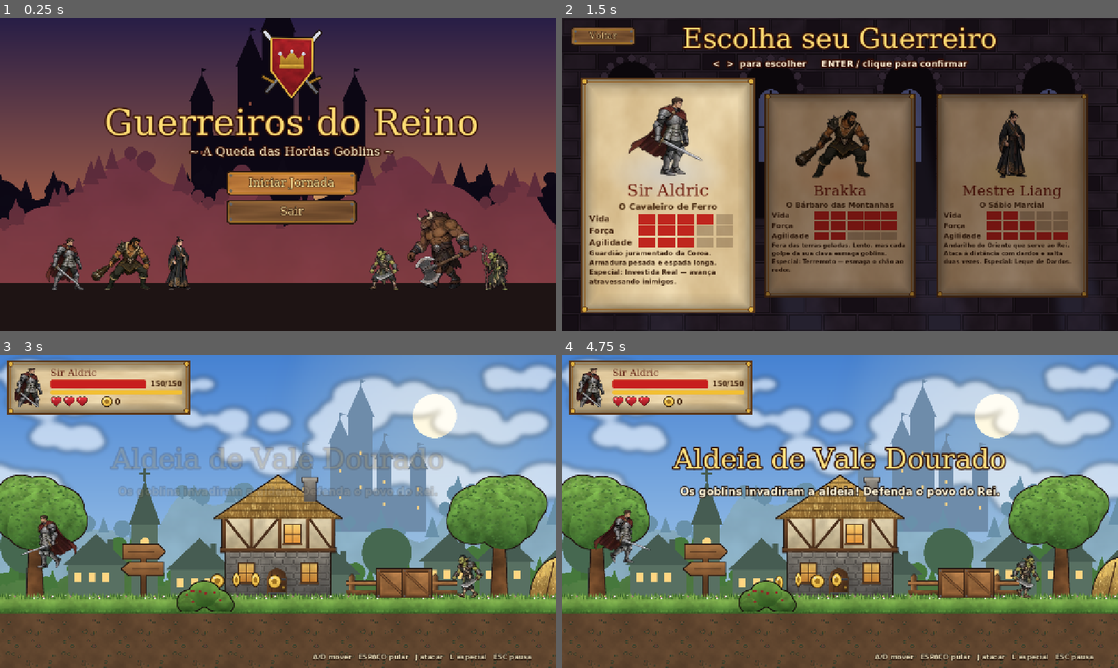
Above: before the commit, frames 1-4 (two rows, left to right).
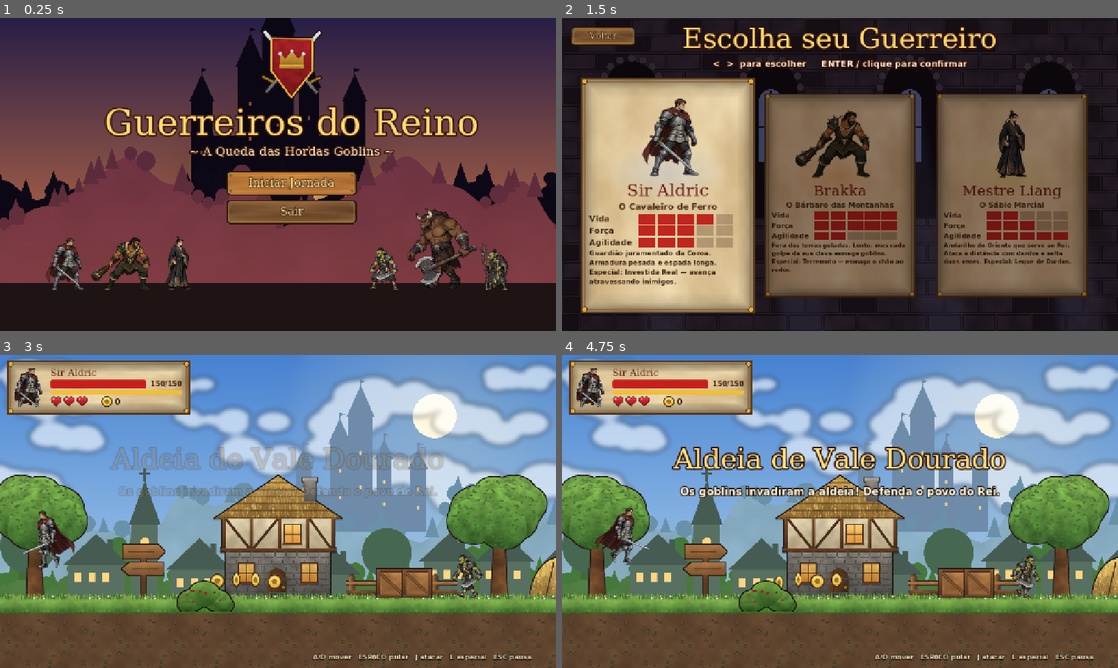
Above: after the commit, the same moments.

Repository: AllanCristiano/warriors
Game: Godot game, scene res://scenes/title.tscn
Two runs of this game, one before a commit and one after it. Both use one fixed random seed, a clock stepped at 60 frames per second and the inputs below.
Inputs (mouse positions are in pixels of both pictures, inside the frame that each line leads up to):
- Up to frame 1 (0.25 s): no input
- Up to frame 2 (1.5 s): click "Iniciar Jornada" at 0.5 s; tap Enter (confirm) at 1.25 s; move the mouse to (962, 158) at 1.27 s; hold D (right) from 1.28 s (still down); tap J (attack) at 1.35 s; click (962, 158) at 1.42 s
- Up to frame 3 (3 s): tap Space (jump) at 1.52, 1.82, 2.85 s; tap L (special) at 1.55 s; release D (right) at 2 s; drag from (166, 527) to (250, 574) at 2.02 s; move the mouse to (333, 442) at 2.77 s; hold A (left) from 2.78 s (still down)
- Up to frame 4 (4.75 s): tap J (attack) at 3.05 s; release A (left) at 3.5 s; drag from (812, 574) to (673, 464) at 3.52 s; move the mouse to (1006, 558) at 4.27 s; hold D (right) from 4.28 s (still down); hold Enter (confirm) from 4.28 s (still down); tap Space (jump) at 4.52, 4.55 s

The runs differ from the first frame. In frame 1, 0.6% of the frame differs, in the area x 66-86%, y 60-87%; in frame 2, 1.4%, in the area x 12-26%, y 25-51%; in frame 3, 0.4%; in frame 4, 0.4%.

Commit message:
Add character sprite management and animation generation tools
- Implement CharSprite class for character sprite handling, including animation setup and facing adjustments.
- Introduce process_sprites.py for normalizing and processing original sprite sheets into usable assets.
- Create gen_anims.py to generate missing animations for characters by manipulating existing frames, including attack, jump, and death animations.
- Update sprite metadata management to reflect new animations and ensure compatibility with the game engine.

Diff:
--- a/assets/sprites/sprites.json
+++ b/assets/sprites/sprites.json
@@ -16,6 +16,90 @@
    "walk": {
     "frames": 18,
     "cols": 18
+   },
+   "gen_attack": {
+    "frames": 8,
+    "cols": 8,
+    "cell": [
+     157,
+     150
+    ],
+    "anchor": [
+     57,
+     147
+    ]
+   },
+   "gen_attack2": {
+    "frames": 8,
+    "cols": 8,
+    "cell": [
+     145,
+     145
+    ],
+    "anchor": [
+     47,
+     138
+    ]
+   },
+   "gen_dash": {
+    "frames": 6,
+    "cols": 6,
+    "cell": [
+     204,
+     124
+    ],
+    "anchor": [
+     120,
+     121
+    ]
+   },
+   "gen_jump": {
+    "frames": 3,
+    "cols": 3,
+    "cell": [
+     146,
+     138
+    ],
+    "anchor": [
+     68,
+     135
+    ]
+   },
+   "gen_fall": {
+    "frames": 2,
+    "cols": 2,
+    "cell": [
+     139,
+     131
+    ],
+    "anchor": [
+     66,
+     128
+    ]
+   },
+   "gen_hurt": {
+    "frames": 4,
+    "cols": 4,
+    "cell": [
+     105,
+     126
+    ],
+    "anchor": [
+     59,
+     123
+    ]
+   },
+   "gen_die": {
+    "frames": 16,
+    "cols": 16,
+    "cell": [
+     188,
+     170
+    ],
+    "anchor": [
+     145,
+     123
+    ]
    }
   }
  },
@@ -44,6 +128,42 @@
    "die": {
     "frames": 25,
     "cols": 25
+   },
+   "gen_jump": {
+    "frames": 3,
+    "cols": 3,
+    "cell": [
+     149,
+     145
+    ],
+    "anchor": [
+     97,
+     142
+    ]
+   },
+   "gen_fall": {
+    "frames": 2,
+    "cols": 2,
+    "cell": [
+     140,
+     137
+    ],
+    "anchor": [
+     94,
+     134
+    ]
+   },
+   "gen_hurt": {
+    "frames": 4,
+    "cols": 4,
+    "cell": [
+     151,
+     128
+    ],
+    "anchor": [
+     94,
+     126
+    ]
    }
   }
  },
@@ -64,6 +184,66 @@
    "attack": {
     "frames": 12,
     "cols": 12
+   },
+   "gen_walk": {
+    "frames": 16,
+    "cols": 16,
+    "cell": [
+     74,
+     132
+    ],
+    "anchor": [
+     35,
+     130
+    ]
+   },
+   "gen_jump": {
+    "frames": 3,
+    "cols": 3,
+    "cell": [
+     67,
+     137
+    ],
+    "anchor": [
+     37,
+     135
+    ]
+   },
+   "gen_fall": {
+    "frames": 2,
+    "cols": 2,
+    "cell": [
+     65,
+     130
+    ],
+    "anchor": [
+     28,
+     128
+    ]
+   },
+   "gen_hurt": {
+    "frames": 4,
+    "cols": 4,
+    "cell": [
+     72,
+     127
+    ],
+    "anchor": [
+     42,
+     125
+    ]
+   },
+   "gen_die": {
+    "frames": 16,
+    "cols": 16,
+    "cell": [
+     174,
+     155
+    ],
+    "anchor": [
+     147,
+     125
+    ]
    }
   }
  },
@@ -88,6 +268,42 @@
    "jump": {
     "frames": 17,
     "cols": 17
+   },
+   "gen_idle": {
+    "frames": 12,
+    "cols": 12,
+    "cell": [
+     77,
+     105
+    ],
+    "anchor": [
+     42,
+     102
+    ]
+   },
+   "gen_hurt": {
+    "frames": 4,
+    "cols": 4,
+    "cell": [
+     87,
+     103
+    ],
+    "anchor": [
+     54,
+     100
+    ]
+   },
+   "gen_die": {
+    "frames": 14,
+    "cols": 14,
+    "cell": [
+     152,
+     141
+    ],
+    "anchor": [
+     122,
+     100
+    ]
    }
   }
  },
@@ -112,6 +328,30 @@
    "hurt": {
     "frames": 11,
     "cols": 11
+   },
+   "gen_idle": {
+    "frames": 12,
+    "cols": 12,
+    "cell": [
+     117,
+     124
+    ],
+    "anchor": [
+     46,
+     121
+    ]
+   },
+   "gen_die": {
+    "frames": 14,
+    "cols": 14,
+    "cell": [
+     193,
+     165
+    ],
+    "anchor": [
+     140,
+     120
+    ]
    }
   }
  },
@@ -132,6 +372,30 @@
    "attack": {
     "frames": 18,
     "cols": 18
+   },
+   "gen_hurt": {
+    "frames": 4,
+    "cols": 4,
+    "cell": [
+     86,
+     85
+    ],
+    "anchor": [
+     50,
+     83
+    ]
+   },
+   "gen_die": {
+    "frames": 14,
+    "cols": 14,
+    "cell": [
+     138,
+     117
+    ],
+    "anchor": [
+     105,
+     83
+    ]
    }
   }
  },
@@ -188,6 +452,30 @@
    "hurt": {
     "frames": 7,
     "cols": 7
+   },
+   "gen_walk": {
+    "frames": 16,
+    "cols": 16,
+    "cell": [
+     128,
+     161
+    ],
+    "anchor": [
+     56,
+     158
+    ]
+   },
+   "gen_die": {
+    "frames": 16,
+    "cols": 16,
+    "cell": [
+     232,
+     202
+    ],
+    "anchor": [
+     174,
+     152
+    ]
    }
   }
  },
@@ -212,6 +500,42 @@
    "attack": {
     "frames": 10,
     "cols": 10
+   },
+   "gen_idle": {
+    "frames": 14,
+    "cols": 14,
+    "cell": [
+     169,
+     194
+    ],
+    "anchor": [
+     93,
+     192
+    ]
+   },
+   "gen_hurt": {
+    "frames": 4,
+    "cols": 4,
+    "cell": [
+     186,
+     191
+    ],
+    "anchor": [
+     113,
+     189
+    ]
+   },
+   "gen_die": {
+    "frames": 16,
+    "cols": 16,
+    "cell": [
+     274,
+     281
+    ],
+    "anchor": [
+     211,
+     189
+    ]
    }
   }
  },
@@ -232,6 +556,42 @@
    "howl": {
     "frames": 20,
     "cols": 19
+   },
+   "gen_leap": {
+    "frames": 4,
+    "cols": 4,
+    "cell": [
+     447,
+     327
+    ],
+    "anchor": [
+     248,
+     297
+    ]
+   },
+   "gen_hurt": {
+    "frames": 4,
+    "cols": 4,
+    "cell": [
+     398,
+     258
+    ],
+    "anchor": [
+     223,
+     256
+    ]
+   },
+   "gen_die": {
+    "frames": 16,
+    "cols": 16,
+    "cell": [
+     431,
+     271
+    ],
+    "anchor": [
+     222,
+     256
+    ]
    }
   }
  }
--- /dev/null
+++ b/scripts/char_sprite.gd
@@ -0,0 +1,31 @@
+class_name CharSprite
+extends AnimatedSprite2D
+## Sprite de personagem: mantem os pes na origem em todas as animacoes e
+## cuida do espelhamento (todas as spritesheets olham para a direita).
+
+var char_name := ""
+var facing := 1.0
+var _offs := {}
+
+
+func setup(n: String) -> void:
+	char_name = n
+	sprite_frames = SpriteLib.frames(n)
+	_offs = SpriteLib.offsets(n)
+	animation_changed.connect(_apply)
+	_apply()
+
+
+func set_facing(f: float) -> void:
+	facing = f
+	flip_h = f < 0
+	_apply()
+
+
+func _apply() -> void:
+	var o: Vector2 = _offs.get(animation, Vector2.ZERO)
+	offset = Vector2(o.x * facing, o.y)
+
+
+func has(anim: String) -> bool:
+	return sprite_frames.has_animation(anim)
--- a/scripts/enemy.gd
+++ b/scripts/enemy.gd
@@ -45,9 +45,8 @@
 var cooldown := 1.0
 var special_cd := 4.0
 var home_x := 0.0
-var sprite: AnimatedSprite2D
+var sprite: CharSprite
 var shape: CollisionShape2D
-var _base_offset := Vector2.ZERO
 var _phase2 := false
 var _summoned := false
 var _contact_cd := 0.0
@@ -78,7 +77,6 @@
 			c.free()
 	sprite = SpriteLib.make_sprite(kind)
 	sprite.set_meta("gen", true)
-	_base_offset = sprite.offset
 	add_child(sprite)
 	sprite.play("idle")
 	if not Engine.is_editor_hint():
@@ -99,8 +97,7 @@
 func _set_facing(f: float) -> void:
 	facing = f
 	if sprite:
-		sprite.flip_h = f < 0
-		sprite.offset.x = _base_offset.x * f
+		sprite.set_facing(f)
 
 
 func is_boss() -> bool:
@@ -369,7 +366,7 @@
 					_pounce_hit = false
 					var tx := clampf(to_hero.x, -650, 650)
 					velocity = Vector2(tx * 1.25, -1050)
-					sprite.play("walk")
+					sprite.play("leap")
 					Audio.play("roar", -2, 0.1)
 				cooldown = cfg["attack_cd"] * (0.65 if _phase2 else 1.0) + 1.0
 		"special":
--- a/scripts/hero.gd
+++ b/scripts/hero.gd
@@ -25,10 +25,8 @@
 var combo := 0
 var dash_hit: Array = []
 var shake := 0.0
-var sprite: AnimatedSprite2D
+var sprite: CharSprite
 var camera: Camera2D
-var _base_offset := Vector2.ZERO
-var _bob := 0.0
 var level: Node = null
 var last_safe := Vector2.INF
 
@@ -53,7 +51,6 @@
 	add_child(cs)
 
 	sprite = SpriteLib.make_sprite(data["sprite"])
-	_base_offset = sprite.offset
 	add_child(sprite)
 	sprite.play("idle")
 	sprite.frame_changed.connect(_on_frame)
@@ -124,8 +121,6 @@
 		"attack", "special":
 			var air_ctrl := 0.4 if not is_on_floor() else 0.0
 			velocity.x = move_toward(velocity.x, dir * data["speed"] * air_ctrl, 2400.0 * delta)
-			if state_time <= 0 and id == "cavaleiro":
-				state = "normal"
 		"dash":
 			velocity.x = facing * 980.0
 			velocity.y = 0
@@ -173,40 +168,36 @@
 
 func _set_facing(f: float) -> void:
 	facing = f
-	sprite.flip_h = f < 0
-	sprite.offset.x = _base_offset.x * f
-
-
-func _update_anim(dir: float, delta: float) -> void:
-	if state in ["attack", "special", "dead"] and sprite.animation != "idle" and sprite.animation != "walk":
-		return
-	if state == "dead" or state == "attack":
-		return
-	var has_walk := sprite.sprite_frames.has_animation("walk")
+	sprite.set_facing(f)
+
+
+func _anim(a: String, speed := 1.0) -> void:
+	sprite.speed_scale = speed
+	if sprite.animation != a or not sprite.is_playing():
+		sprite.play(a)
+
+
+func _update_anim(_dir: float, _delta: float) -> void:
+	match state:
+		"attack", "special", "dead":
+			return
+		"dash":
+			_anim("dash")
+			return
+		"hurt":
+			_anim("hurt")
+			return
 	if not is_on_floor():
-		if has_walk:
-			sprite.play("walk")
-			sprite.pause()
-			sprite.frame = 3
+		if velocity.y < 0:
+			if sprite.animation != "jump":
+				_anim("jump")
 		else:
-			sprite.play("idle")
-			sprite.pause()
-		sprite.position.y = 0
-		return
-	if absf(velocity.x) > 30:
-		if has_walk:
-			sprite.play("walk")
-			sprite.speed_scale = clampf(absf(velocity.x) / data["speed"], 0.5, 1.3)
-		else:
-			sprite.play("idle")
-			sprite.speed_scale = 2.0
-			_bob += delta * 14.0
-			sprite.position.y = -absf(sin(_bob)) * 5.0
-			return
+			_anim("fall")
+		return
+	if absf(velocity.x) > 30 and state != "frozen":
+		_anim("walk", clampf(absf(velocity.x) / data["speed"], 0.5, 1.3))
 	else:
-		sprite.play("idle")
-		sprite.speed_scale = 1.0
-	sprite.position.y = 0
+		_anim("idle")
 
 
 # ------------------------------------------------------------------ ataques
@@ -216,29 +207,15 @@
 	match id:
 		"cavaleiro":
 			state = "attack"
-			state_time = 0.26
 			combo = (combo + 1) % 2
-			sprite.play("walk")
-			sprite.pause()
-			sprite.frame = 5 if combo == 0 else 12
-			var tw := create_tween()
-			tw.tween_property(sprite, "rotation", facing * 0.12, 0.06)
-			tw.tween_property(sprite, "rotation", 0.0, 0.18)
-			Audio.play("swing", -2)
-			velocity.x = facing * 160.0
-			FX.spawn(self, "slash" if combo == 0 else "slash_up", Vector2(facing * 40, -60), facing, Color(0.9, 0.95, 1.0), 1.0)
-			get_tree().create_timer(0.06).timeout.connect(func():
-				if state != "dead": _melee(data["damage"], data["reach"]))
+			_anim("attack" if combo == 1 else "attack2")
+			velocity.x = facing * 120.0
 		"barbaro":
 			state = "attack"
-			sprite.speed_scale = 1.0
-			sprite.position.y = 0
-			sprite.play("attack")
+			_anim("attack")
 		"sabio":
 			state = "attack"
-			sprite.speed_scale = 1.4
-			sprite.position.y = 0
-			sprite.play("attack")
+			_anim("attack", 1.4)
 
 
 func _start_special() -> void:
@@ -250,22 +227,24 @@
 			state_time = 0.3
 			invuln = maxf(invuln, 0.45)
 			dash_hit.clear()
-			sprite.play("walk")
+			_anim("dash")
 			Audio.play("swing", 2, 0.0)
 		"barbaro":
 			state = "special"
-			sprite.speed_scale = 1.0
-			sprite.play("special")
+			_anim("special")
 			Audio.play("swing", 0, 0.0)
 		"sabio":
 			state = "special"
-			sprite.speed_scale = 1.8
-			sprite.play("attack")
+			_anim("attack", 1.8)
 
 
 func _on_frame() -> void:
 	if state == "attack":
-		if id == "barbaro" and sprite.animation == "attack" and sprite.frame == 6:
+		if id == "cavaleiro" and sprite.frame == 2:
+			Audio.play("swing", -2)
+		elif id == "cavaleiro" and sprite.frame == 3:
+			_melee(data["damage"], data["reach"])
+		elif id == "barbaro" and sprite.animation == "attack" and sprite.frame == 6:
 			Audio.play("swing")
 			FX.spawn(self, "slash", Vector2(facing * 50, -60), facing, Color(0.8, 0.7, 0.5), 1.3)
 			_melee(data["damage"], data["reach"])
--- a/scripts/sprite_lib.gd
+++ b/scripts/sprite_lib.gd
@@ -2,6 +2,7 @@
 extends RefCounted
 ## Monta SpriteFrames a partir das spritesheets processadas (assets/sprites).
 ## Cada entrada: animacao -> [arquivo, frame_inicial, frame_final(-1=ultimo), fps, loop]
+## Arquivos "gen_*" sao animacoes geradas por tools/gen_anims.py.
 
 const BASE := "res://assets/sprites/"
 
@@ -9,34 +10,54 @@
 	"cavaleiro": {
 		"idle": ["idle", 0, -1, 12, true],
 		"walk": ["walk", 0, -1, 26, true],
+		"attack": ["gen_attack", 0, -1, 28, false],
+		"attack2": ["gen_attack2", 0, -1, 28, false],
+		"dash": ["gen_dash", 0, -1, 24, true],
+		"jump": ["gen_jump", 0, -1, 14, false],
+		"fall": ["gen_fall", 0, -1, 8, true],
+		"hurt": ["gen_hurt", 0, -1, 16, false],
+		"die": ["gen_die", 0, -1, 16, false],
 	},
 	"barbaro": {
 		"idle": ["idle", 0, -1, 20, true],
 		"walk": ["walk", 0, -1, 30, true],
 		"attack": ["attack", 0, 12, 28, false],
 		"special": ["attack", 36, 54, 24, false],
+		"jump": ["gen_jump", 0, -1, 14, false],
+		"fall": ["gen_fall", 0, -1, 8, true],
+		"hurt": ["gen_hurt", 0, -1, 16, false],
 		"die": ["die", 0, -1, 20, false],
 	},
 	"sabio": {
 		"idle": ["idle", 0, -1, 12, true],
+		"walk": ["gen_walk", 0, -1, 18, true],
 		"attack": ["attack", 0, -1, 26, false],
+		"jump": ["gen_jump", 0, -1, 14, false],
+		"fall": ["gen_fall", 0, -1, 8, true],
+		"hurt": ["gen_hurt", 0, -1, 16, false],
+		"die": ["gen_die", 0, -1, 16, false],
 	},
 	"goblin_guerreiro": {
-		"idle": ["walk", 0, 0, 1, true],
+		"idle": ["gen_idle", 0, -1, 10, true],
 		"walk": ["walk", 0, -1, 18, true],
 		"attack": ["attack", 0, -1, 20, false],
-		"hurt": ["jump", 0, 6, 20, false],
+		"jump": ["jump", 0, -1, 18, false],
+		"hurt": ["gen_hurt", 0, -1, 14, false],
+		"die": ["gen_die", 0, -1, 16, false],
 	},
 	"goblin_lanca": {
-		"idle": ["defense", 0, 0, 1, true],
+		"idle": ["gen_idle", 0, -1, 10, true],
 		"walk": ["walk", 0, -1, 24, true],
 		"attack": ["defense", 0, -1, 16, false],
 		"hurt": ["hurt", 0, -1, 22, false],
+		"die": ["gen_die", 0, -1, 16, false],
 	},
 	"goblin_boleadeira": {
 		"idle": ["idle", 0, -1, 14, true],
 		"walk": ["idle", 0, -1, 14, true],
 		"attack": ["attack", 0, -1, 18, false],
+		"hurt": ["gen_hurt", 0, -1, 14, false],
+		"die": ["gen_die", 0, -1, 16, false],
 	},
 	"goblin_mago": {
 		"idle": ["idle", 0, -1, 16, true],
@@ -47,40 +68,51 @@
 	},
 	"goblin_general": {
 		"idle": ["idle", 0, -1, 12, true],
-		"walk": ["idle", 0, -1, 18, true],
+		"walk": ["gen_walk", 0, -1, 18, true],
 		"attack": ["attack", 0, -1, 18, false],
 		"hurt": ["hurt", 0, -1, 18, false],
+		"die": ["gen_die", 0, -1, 14, false],
 	},
 	"minotauro": {
-		"idle": ["walk", 0, 0, 1, true],
+		"idle": ["gen_idle", 0, -1, 10, true],
 		"walk": ["walk", 0, -1, 14, true],
 		"attack": ["attack", 0, -1, 14, false],
 		"roll": ["roll", 0, -1, 16, false],
+		"hurt": ["gen_hurt", 0, -1, 14, false],
+		"die": ["gen_die", 0, -1, 12, false],
 	},
 	"cerberus": {
 		"idle": ["idle", 0, -1, 16, true],
 		"walk": ["idle", 0, -1, 24, true],
 		"howl": ["howl", 0, -1, 14, false],
+		"leap": ["gen_leap", 0, -1, 10, false],
+		"hurt": ["gen_hurt", 0, -1, 14, false],
+		"die": ["gen_die", 0, -1, 10, false],
 	},
 }
 
 static var _cache := {}
+static var _offsets := {}
 
 
 static func frames(char_name: String) -> SpriteFrames:
 	if _cache.has(char_name):
 		return _cache[char_name]
 	var meta: Dictionary = SpriteMeta.DATA[char_name]
-	var cw := int(meta["cell"][0])
-	var ch := int(meta["cell"][1])
 	var sf := SpriteFrames.new()
 	if sf.has_animation("default"):
 		sf.remove_animation("default")
+	var offs := {}
 	var anims: Dictionary = ANIMS[char_name]
 	for anim in anims:
 		var cfg: Array = anims[anim]
 		var sheet: String = cfg[0]
 		var am: Dictionary = meta["anims"][sheet]
+		var cell: Array = am.get("cell", meta["cell"])
+		var anchor: Array = am.get("anchor", meta["anchor"])
+		var cw := int(cell[0])
+		var ch := int(cell[1])
+		offs[anim] = Vector2(cw * 0.5 - float(anchor[0]), ch * 0.5 - float(anchor[1]))
 		var tex: Texture2D = load(BASE + char_name + "/" + sheet + ".png")
 		var cols := int(am["cols"])
 		var last: int = cfg[2] if cfg[2] >= 0 else int(am["frames"]) - 1
@@ -93,22 +125,21 @@
 			at.region = Rect2((i % cols) * cw, (i / cols) * ch, cw, ch)
 			sf.add_frame(anim, at)
 	_cache[char_name] = sf
+	_offsets[char_name] = offs
 	return sf
 
 
-## Offset para um AnimatedSprite2D centralizado ficar com os pes na origem.
-static func foot_offset(char_name: String) -> Vector2:
-	var meta: Dictionary = SpriteMeta.DATA[char_name]
-	return Vector2(meta["cell"][0] * 0.5 - meta["anchor"][0], meta["cell"][1] * 0.5 - meta["anchor"][1])
+## Offsets (pes na origem) de cada animacao.
+static func offsets(char_name: String) -> Dictionary:
+	frames(char_name)
+	return _offsets[char_name]
 
 
-static func make_sprite(char_name: String) -> AnimatedSprite2D:
-	var s := AnimatedSprite2D.new()
-	s.sprite_frames = frames(char_name)
-	s.offset = foot_offset(char_name)
+static func make_sprite(char_name: String) -> CharSprite:
+	var s := CharSprite.new()
+	s.setup(char_name)
 	return s
 
 
 static func portrait(char_name: String) -> Texture2D:
-	var sf := frames(char_name)
-	return sf.get_frame_texture("idle", 0)
+	return frames(char_name).get_frame_texture("idle", 0)
--- a/scripts/sprite_meta.gd
+++ b/scripts/sprite_meta.gd
@@ -20,6 +20,90 @@
 			"walk": {
 				"frames": 18,
 				"cols": 18
+			},
+			"gen_attack": {
+				"frames": 8,
+				"cols": 8,
+				"cell": [
+					157,
+					150
+				],
+				"anchor": [
+					57,
+					147
+				]
+			},
+			"gen_attack2": {
+				"frames": 8,
+				"cols": 8,
+				"cell": [
+					145,
+					145
+				],
+				"anchor": [
+					47,
+					138
+				]
+			},
+			"gen_dash": {
+				"frames": 6,
+				"cols": 6,
+				"cell": [
+					204,
+					124
+				],
+				"anchor": [
+					120,
+					121
+				]
+			},
+			"gen_jump": {
+				"frames": 3,
+				"cols": 3,
+				"cell": [
+					146,
+					138
+				],
+				"anchor": [
+					68,
+					135
+				]
+			},
+			"gen_fall": {
+				"frames": 2,
+				"cols": 2,
+				"cell": [
+					139,
+					131
+				],
+				"anchor": [
+					66,
+					128
+				]
+			},
+			"gen_hurt": {
+				"frames": 4,
+				"cols": 4,
+				"cell": [
+					105,
+					126
+				],
+				"anchor": [
+					59,
+					123
+				]
+			},
+			"gen_die": {
+				"frames": 16,
+				"cols": 16,
+				"cell": [
+					188,
+					170
+				],
+				"anchor": [
+					145,
+					123
+				]
 			}
 		}
 	},
@@ -48,6 +132,42 @@
 			"die": {
 				"frames": 25,
 				"cols": 25
+			},
+			"gen_jump": {
+				"frames": 3,
+				"cols": 3,
+				"cell": [
+					149,
+					145
+				],
+				"anchor": [
+					97,
+					142
+				]
+			},
+			"gen_fall": {
+				"frames": 2,
+				"cols": 2,
+				"cell": [
+					140,
+					137
+				],
+				"anchor": [
+					94,
+					134
+				]
+			},
+			"gen_hurt": {
+				"frames": 4,
+				"cols": 4,
+				"cell": [
+					151,
+					128
+				],
+				"anchor": [
+					94,
+					126
+				]
 			}
 		}
 	},
@@ -68,6 +188,66 @@
 			"attack": {
 				"frames": 12,
 				"cols": 12
+			},
+			"gen_walk": {
+				"frames": 16,
+				"cols": 16,
+				"cell": [
+					74,
+					132
+				],
+				"anchor": [
+					35,
+					130
+				]
+			},
+			"gen_jump": {
+				"frames": 3,
+				"cols": 3,
+				"cell": [
+					67,
+					137
+				],
+				"anchor": [
+					37,
+					135
+				]
+			},
+			"gen_fall": {
+				"frames": 2,
+				"cols": 2,
+				"cell": [
+					65,
+					130
+				],
+				"anchor": [
+					28,
+					128
+				]
+			},
+			"gen_hurt": {
+				"frames": 4,
+				"cols": 4,
+				"cell": [
+					72,
+					127
+				],
+				"anchor": [
+					42,
+					125
+				]
+			},
+			"gen_die": {
+				"frames": 16,
+				"cols": 16,
+				"cell": [
+					174,
+					155
+				],
+				"anchor": [
+					147,
+					125
+				]
 			}
 		}
 	},
@@ -92,6 +272,42 @@
 			"jump": {
 				"frames": 17,
 				"cols": 17
+			},
+			"gen_idle": {
+				"frames": 12,
+				"cols": 12,
+				"cell": [
+					77,
+					105
+				],
+				"anchor": [
+					42,
+					102
+				]
+			},
+			"gen_hurt": {
+				"frames": 4,
+				"cols": 4,
+				"cell": [
+					87,
+					103
+				],
+				"anchor": [
+					54,
+					100
+				]
+			},
+			"gen_die": {
+				"frames": 14,
+				"cols": 14,
+				"cell": [
+					152,
+					141
+				],
+				"anchor": [
+					122,
+					100
+				]
 			}
 		}
 	},
@@ -116,6 +332,30 @@
 			"hurt": {
 				"frames": 11,
 				"cols": 11
+			},
+			"gen_idle": {
+				"frames": 12,
+				"cols": 12,
+				"cell": [
+					117,
+					124
+				],
+				"anchor": [
+					46,
+					121
+				]
+			},
+			"gen_die": {
+				"frames": 14,
+				"cols": 14,
+				"cell": [
+					193,
+					165
+				],
+				"anchor": [
+					140,
+					120
+				]
 			}
 		}
 	},
@@ -136,6 +376,30 @@
 			"attack": {
 				"frames": 18,
 				"cols": 18
+			},
+			"gen_hurt": {
+				"frames": 4,
+				"cols": 4,
+				"cell": [
+					86,
+					85
+				],
+				"anchor": [
+					50,
+					83
+				]
+			},
+			"gen_die": {
+				"frames": 14,
+				"cols": 14,
+				"cell": [
+					138,
+					117
+				],
+				"anchor": [
+					105,
+					83
+				]
 			}
 		}
 	},
@@ -192,6 +456,30 @@
 			"hurt": {
 				"frames": 7,
 				"cols": 7
+			},
+			"gen_walk": {
+				"frames": 16,
+				"cols": 16,
+				"cell": [
+					128,
+					161
+				],
+				"anchor": [
+					56,
+					158
+				]
+			},
+			"gen_die": {
+				"frames": 16,
+				"cols": 16,
+				"cell": [
+					232,
+					202
+				],
+				"anchor": [
+					174,
+					152
+				]
 			}
 		}
 	},
@@ -216,6 +504,42 @@
 			"attack": {
 				"frames": 10,
 				"cols": 10
+			},
+			"gen_idle": {
+				"frames": 14,
+				"cols": 14,
+				"cell": [
+					169,
+					194
+				],
+				"anchor": [
+					93,
+					192
+				]
+			},
+			"gen_hurt": {
+				"frames": 4,
+				"cols": 4,
+				"cell": [
+					186,
+					191
+				],
+				"anchor": [
+					113,
+					189
+				]
+			},
+			"gen_die": {
+				"frames": 16,
+				"cols": 16,
+				"cell": [
+					274,
+					281
+				],
+				"anchor": [
+					211,
+					189
+				]
 			}
 		}
 	},
@@ -236,6 +560,42 @@
 			"howl": {
 				"frames": 20,
 				"cols": 19
+			},
+			"gen_leap": {
+				"frames": 4,
+				"cols": 4,
+				"cell": [
+					447,
+					327
+				],
+				"anchor": [
+					248,
+					297
+				]
+			},
+			"gen_hurt": {
+				"frames": 4,
+				"cols": 4,
+				"cell": [
+					398,
+					258
+				],
+				"anchor": [
+					223,
+					256
+				]
+			},
+			"gen_die": {
+				"frames": 16,
+				"cols": 16,
+				"cell": [
+					431,
+					271
+				],
+				"anchor": [
+					222,
+					256
+				]
 			}
 		}
 	}
--- a/scripts/ui/title.gd
+++ b/scripts/ui/title.gd
@@ -26,8 +26,7 @@
 		var s := SpriteLib.make_sprite(e[0])
 		s.position = Vector2(e[1], 626)
 		if e[2] < 0:
-			s.flip_h = true
-			s.offset.x = -s.offset.x
+			s.set_facing(-1)
 		s.play("idle")
 		s.frame = randi() % 5
 		stage.add_child(s)
Binary file added: assets/sprites/barbaro/gen_fall.png
Binary file added: assets/sprites/barbaro/gen_hurt.png
Binary file added: assets/sprites/barbaro/gen_jump.png
Binary file added: assets/sprites/cavaleiro/gen_attack.png
Binary file added: assets/sprites/cavaleiro/gen_attack2.png
Binary file added: assets/sprites/cavaleiro/gen_dash.png
Binary file added: assets/sprites/cavaleiro/gen_die.png
Binary file added: assets/sprites/cavaleiro/gen_fall.png
Binary file added: assets/sprites/cavaleiro/gen_hurt.png
Binary file added: assets/sprites/cavaleiro/gen_jump.png
Binary file added: assets/sprites/cerberus/gen_die.png
Binary file added: assets/sprites/cerberus/gen_hurt.png
(and 18 more such lines)
